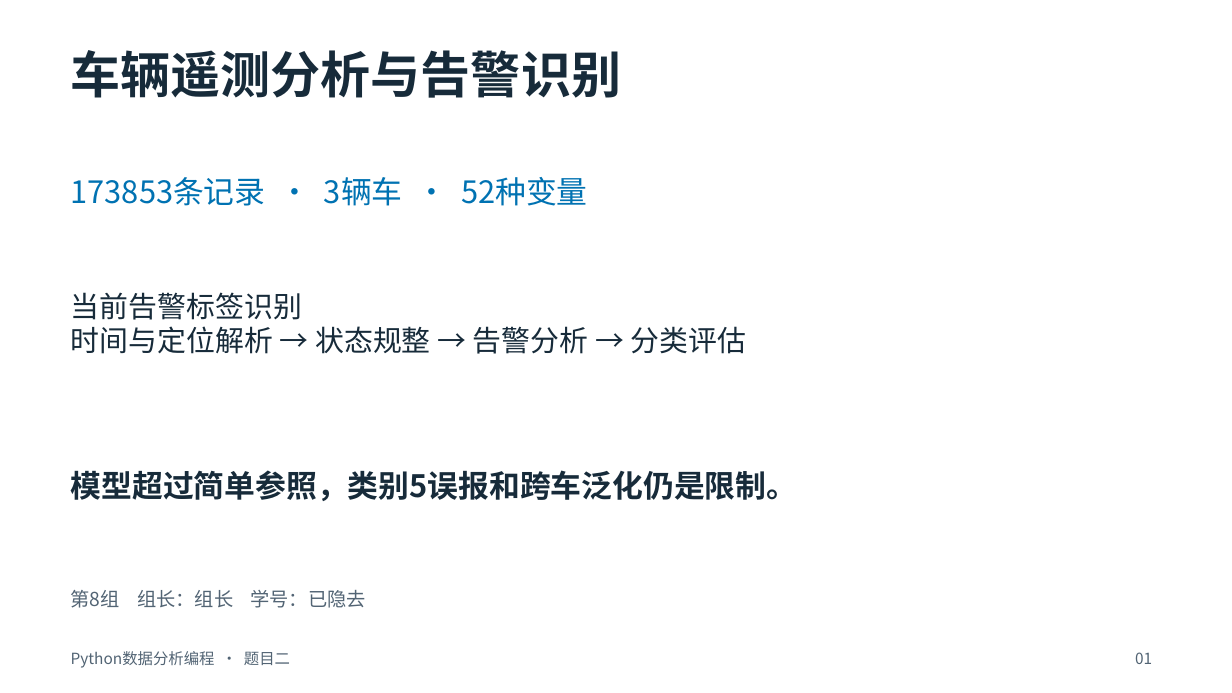
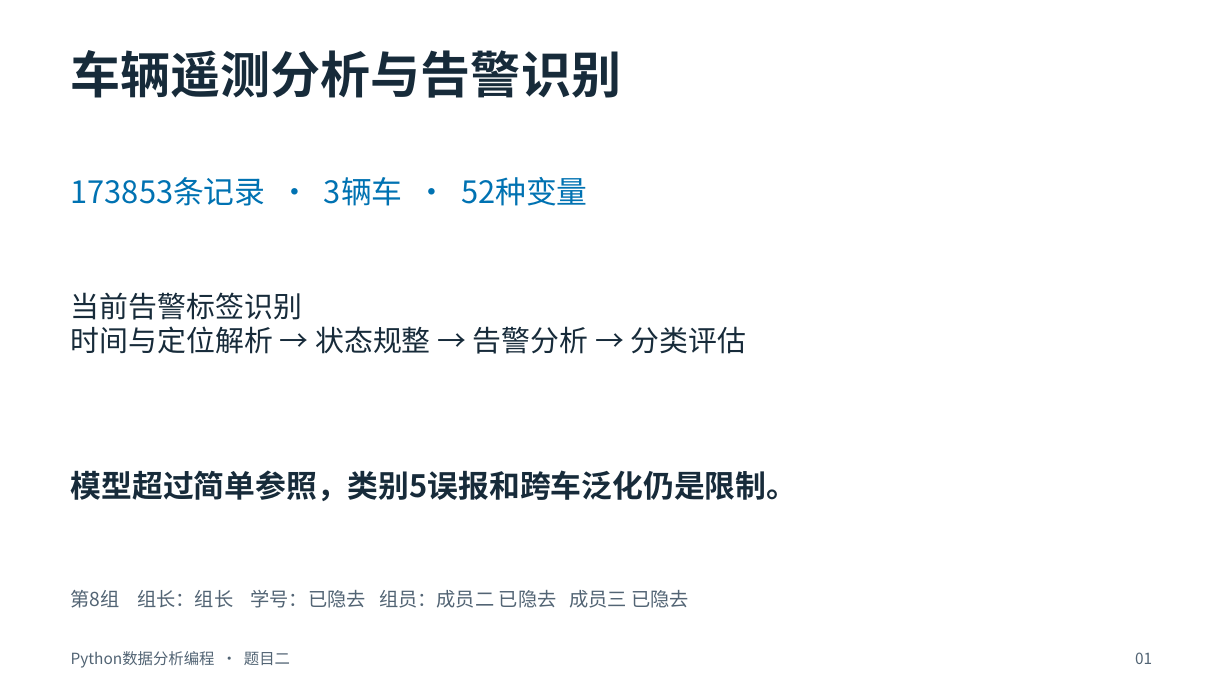
Before and after one commit to Wuyaze666/python_homework, a slide deck: slide 1 of 汇报/第8组汇报.pptx. Drawn at 1232x693 pixels with LibreOffice and Linux fonts; fonts in the diff are those of the drawing. Boxes give left, top, right and bottom in pixels: in the first picture for what was removed or moved away, otherwise in the second. Text is boxed around its words. In the diff, an @@ line names an element or a change of style, - is before the commit and + after.

```diff
--- a/汇报/第8组汇报.pptx
+++ b/汇报/第8组汇报.pptx
@@ text at box(71, 590, 689, 608): text changed @@
-第8组 组长：组长 学号：已隐去
+第8组 组长：组长 学号：已隐去 组员：成员二 已隐去 成员三 已隐去
```
Also in this commit, not shown: 6 other slides changed.
